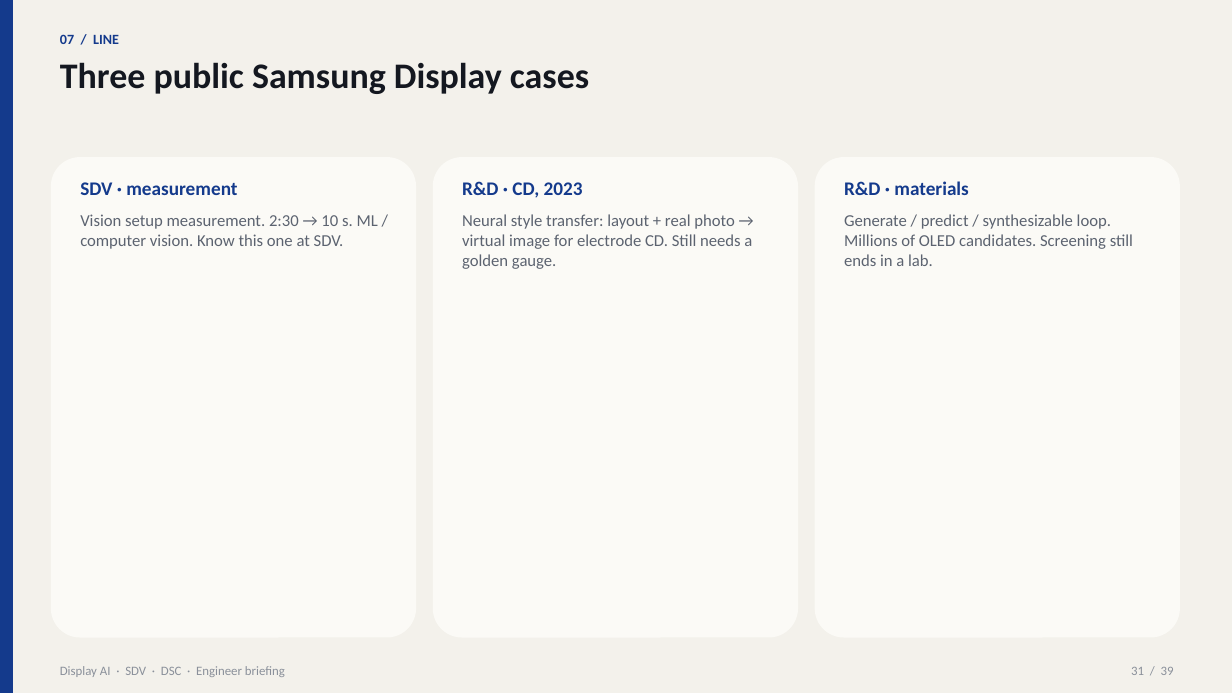
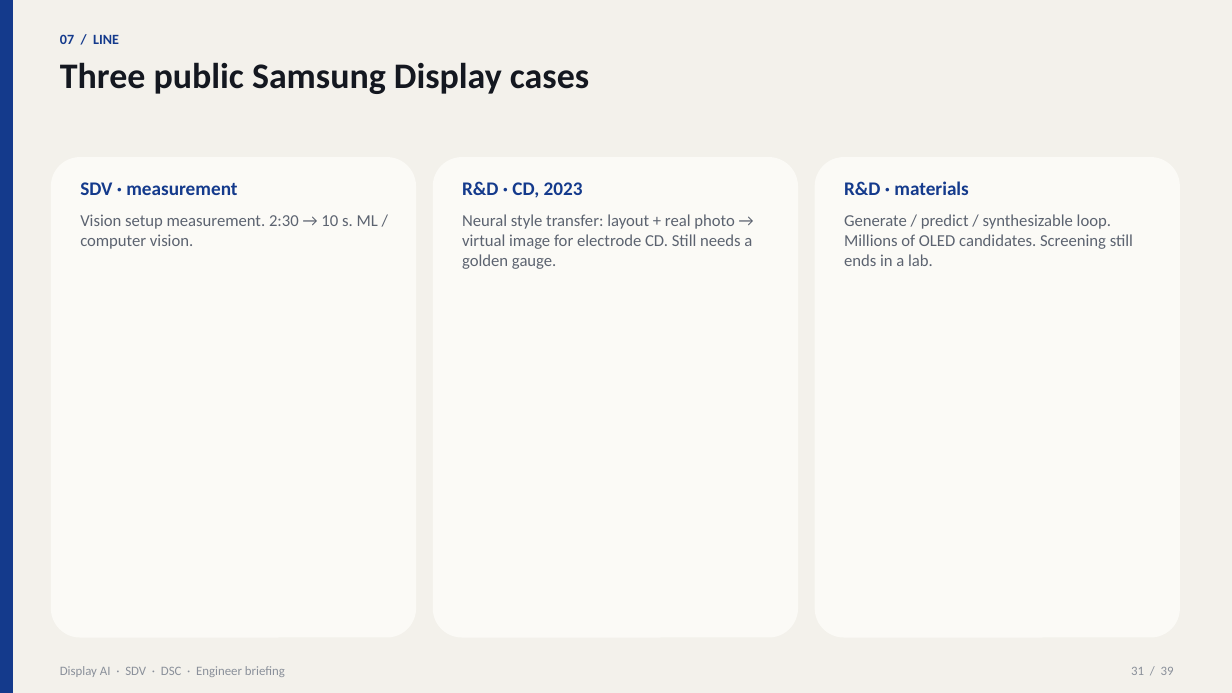
Before and after one commit to beyondlatent/welcome, a slide deck: slide 31 of Display-AI-Briefing-SDV-DSC.pptx. Drawn at 1232x693 pixels with LibreOffice and Linux fonts; fonts in the diff are those of the drawing. Boxes give left, top, right and bottom in pixels: in the first picture for what was removed or moved away, otherwise in the second. Text is boxed around its words. In the diff, an @@ line names an element or a change of style, - is before the commit and + after.

```diff
--- a/Display-AI-Briefing-SDV-DSC.pptx
+++ b/Display-AI-Briefing-SDV-DSC.pptx
@@ text at (x1=80, y1=214, x2=378, y2=249): text changed @@
-Vision setup measurement. 2:30 → 10 s. ML / computer vision. Know this one at SDV.
+Vision setup measurement. 2:30 → 10 s. ML / computer vision.
```
Also in this commit, not shown: 1 other slide changed, 2 other files.
